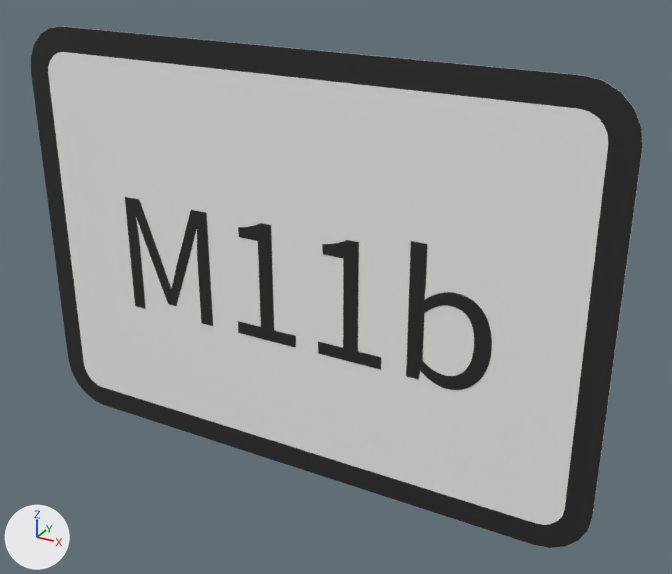
What one commit did to the glTF model panneaux/11_M_panonceaux/M11b.glb.
The view is the same before and after, from a camera (50 mm lens) standing at (0.352, -0.568, 0.284) and looking at (0.033, 0.013, -0.007). Lighting does not change. The marker at lower left points along +X, +Y and +Z. The first picture is the older version. Where no turn or scale is listed for an object, it has been applied to the vertices. Vertices at exactly the same position are counted once.

The first picture shows 'M11b_cadre00', 'M11b_fond01', 'M11b_txt02' and 1 more.
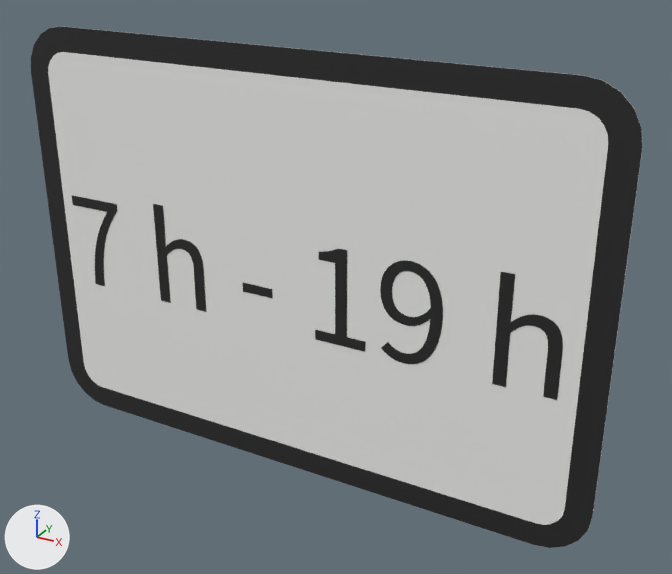
Changed parts and their boxes (x1, y1, x2, y2) in the pictures (672 x 574 px; the box of a moved part takes in the faces that stretch with it):
'M11b_txt02', reshaped (34% wider, 6% taller): before (125, 197, 492, 390); after (72, 195, 563, 400)
part 1 of me_t_1662, moved or reshaped: before (318, 240, 381, 370); after (315, 249, 365, 352)
part 2 of me_t_1662, added: after (243, 283, 273, 298)
part 3 of me_t_1662, rebuilt (39% narrower, 16% shorter): before (125, 197, 213, 326); after (153, 204, 206, 312)
part 4 of me_t_1662, added (black): after (492, 272, 563, 400)
part 5 of me_t_1662, added (black): after (72, 195, 117, 286)
part 6 of me_t_1662, deleted (black): before (238, 223, 296, 348)
part 7 of me_t_1662, moved or reshaped: before (406, 241, 492, 390); after (380, 261, 443, 364)

The change, as a list of edits to the scene's bpy script:
```text
Change me_t_1662:
    used by ob_m11b_txt02; location = (0.0, -0.0023, 0.0)
    remove me_t_1662.from_pydata(...)  # 428 vertices, 844 faces; spans x -0.159..0.166, y 0.0, z -0.061..0.049
    add me_t_1662.from_pydata(...)  # 628 vertices, 1236 faces; spans x -0.22..0.216, y 0.0, z -0.049..0.039
    me_t_1662 part 1: the loose piece of 44 vertices spanning x 0.025..0.08, y 0.0, z -0.059..0.041 is scaled about its middle by (0.8, 1, 0.8), then moved by (-0.008, 0.0, 0.002)
    me_t_1662 part 2: a new loose piece, a box spanning x -0.0442..-0.01626, y -0.0002..0.0002, z -0.02085..-0.01321, in mat_noir_pictogramme (black #272727)
    me_t_1662 part 3: the loose piece of 132 vertices spanning x -0.159..-0.076, y 0.0, z -0.059..0.041 is rebuilt with 114 vertices and now spans x -0.13..-0.083, y 0.0, z -0.048..0.039
    me_t_1662 part 4: a new loose piece of 114 vertices spanning x 0.169..0.216, y 0.0, z -0.048..0.039, in mat_noir_pictogramme (black #272727)
    me_t_1662 part 5: a new loose piece of 58 vertices spanning x -0.22..-0.169, y 0.0, z -0.048..0.032, in mat_noir_pictogramme (black #272727)
    me_t_1662 part 6: the loose piece of 44 vertices spanning x -0.05..0.004, y 0.0, z -0.059..0.041 is deleted
    me_t_1662 part 7: 204 vertices removed from x 0.102..0.166, y 0.0, z -0.061..0.049; 286 vertices added at x 0.078..0.128, y 0.0, z -0.049..0.034
```
